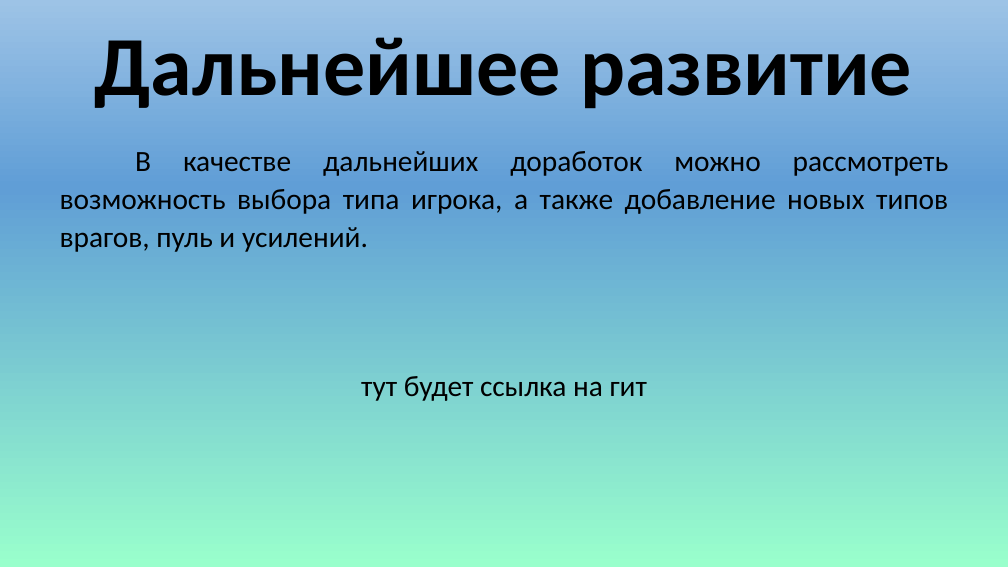
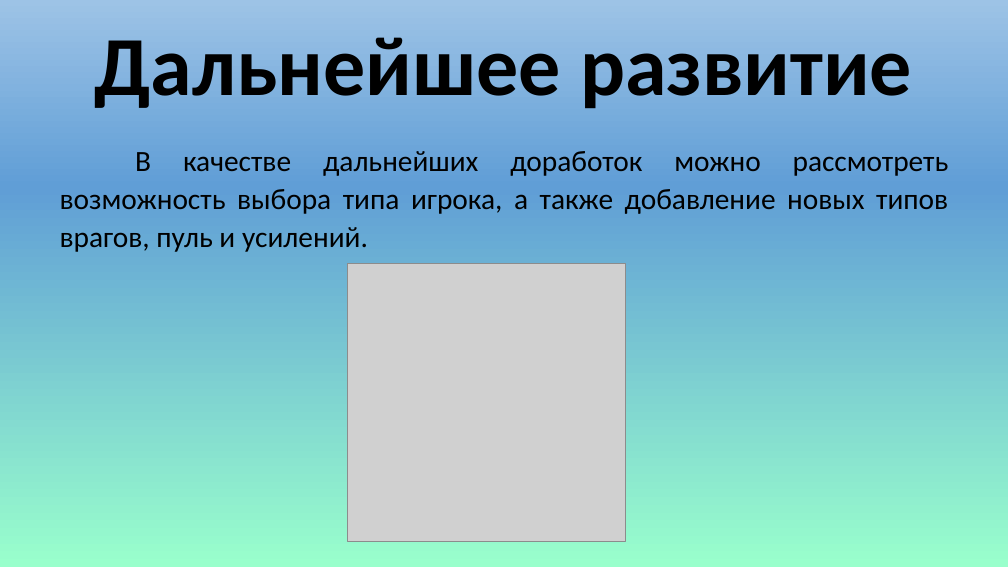
Before and after one commit to Virashu/danmaku, a slide deck: slide 13 of docs/presentation.pptx (slide 10 before the commit). Drawn at 1008x567 pixels with LibreOffice and Linux fonts; fonts in the diff are those of the drawing; grey boxes stand for pictures. Boxes give left, top, right and bottom in pixels: in the first picture for what was removed or moved away, otherwise in the second. Text is boxed around its words. In the diff, an @@ line names an element or a change of style, - is before the commit and + after.

```diff
--- a/docs/presentation.pptx
+++ b/docs/presentation.pptx
@@ picture added at [348,264,625,541] @@
@@ text removed at [361,376,647,401] @@
-тут будет ссылка на гит
```
Also in this commit, not shown: 2 other slides changed, 3 slides added, 3 other files.
